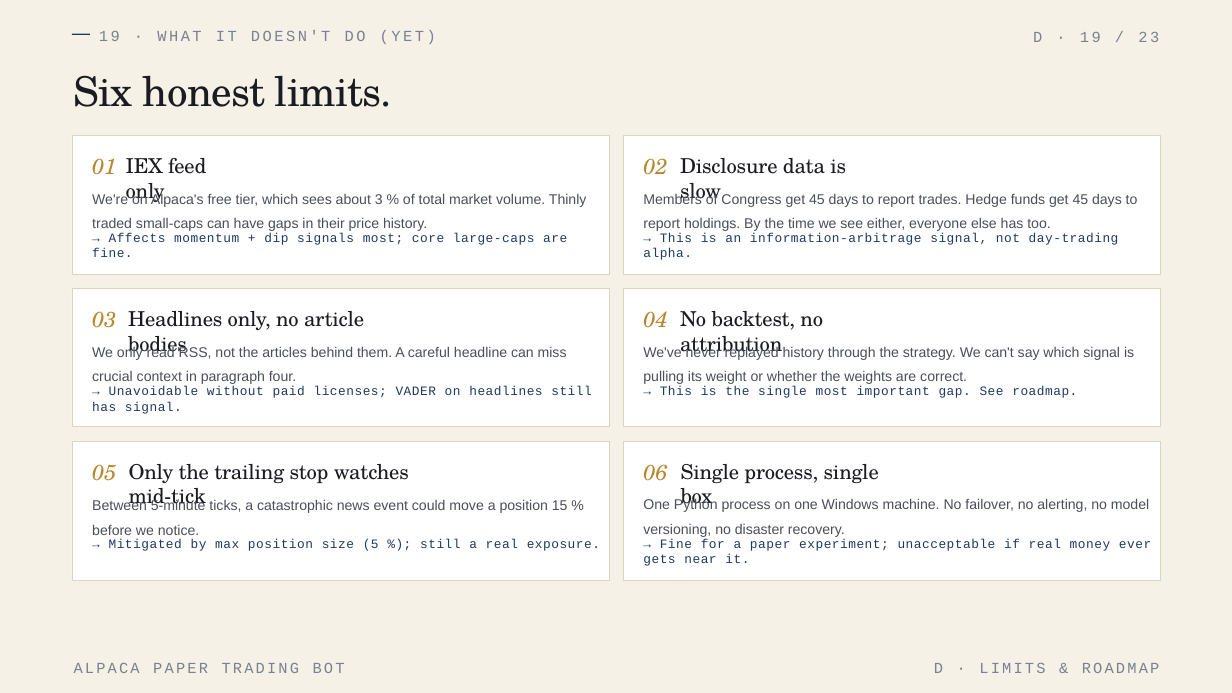
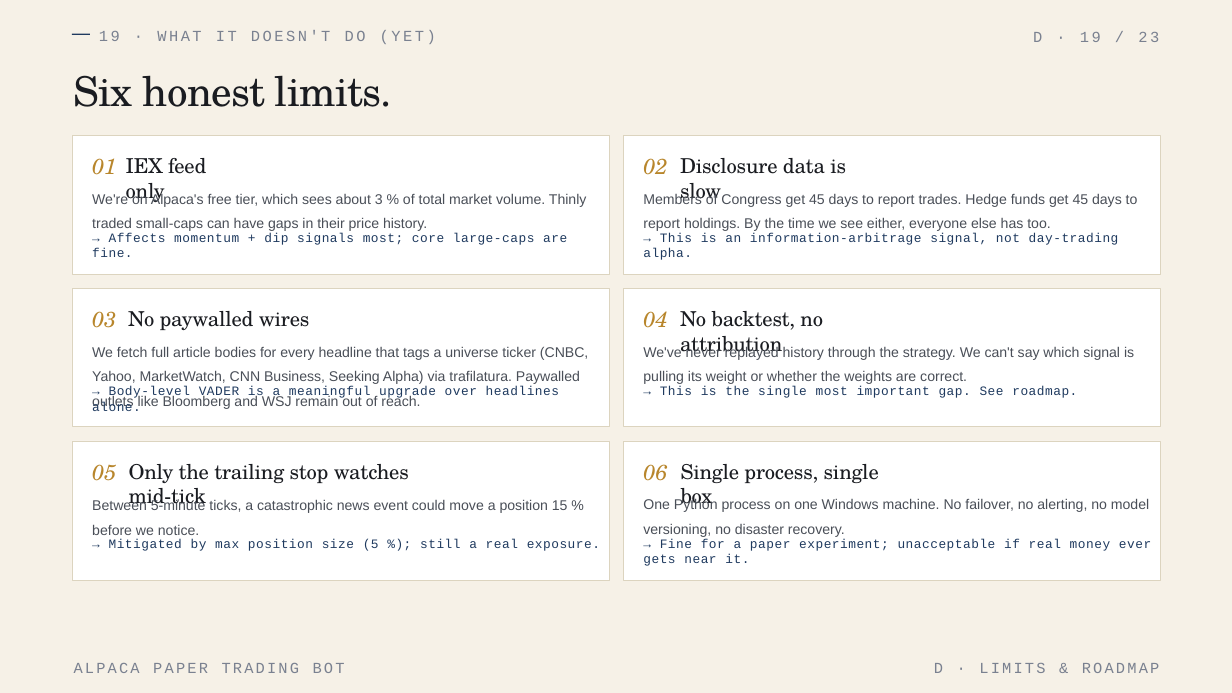
Before and after one commit to TheCromazone/alpaca-paper-bot, a slide deck: slide 19 of deck/Alpaca Bot Deck.pptx. Drawn at 1232x693 pixels with LibreOffice and Linux fonts; fonts in the diff are those of the drawing. Boxes give left, top, right and bottom in pixels: in the first picture for what was removed or moved away, otherwise in the second. Text is boxed around its words. In the diff, an @@ line names an element or a change of style, - is before the commit and + after.

```diff
--- a/deck/Alpaca Bot Deck.pptx
+++ b/deck/Alpaca Bot Deck.pptx
@@ text at (x1=128, y1=311, x2=310, y2=330): text changed @@
-Headlines only, no article bodies
+No paywalled wires
@@ text at (x1=92, y1=347, x2=588, y2=410): text changed @@
-We only read RSS, not the articles behind them. A careful headline can miss crucial context in paragraph four.
+We fetch full article bodies for every headline that tags a universe ticker (CNBC, Yahoo, MarketWatch, CNN Business, Seeking Alpha) via trafilatura. Paywalled outlets like Bloomberg and WSJ remain out of reach.
@@ text at (x1=92, y1=386, x2=559, y2=411): text changed @@
-→ Unavoidable without paid licenses; VADER on headlines still has signal.
+→ Body‑level VADER is a meaningful upgrade over headlines alone.
```
Also in this commit, not shown: 4 other slides changed, 9 other files.
